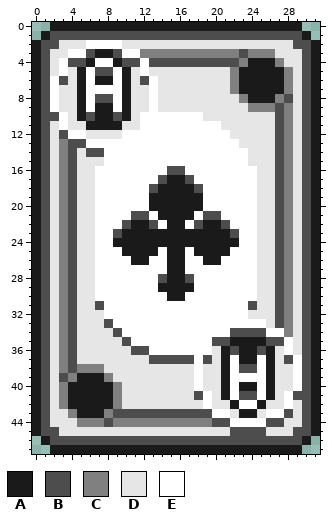
Pixel-art sprite: Sprites/Ac.png. Above: the version before the commit.
The file is 32x48 pixels.
Palette (. is transparent): A #1a1a1a  B #4d4d4d  C #808080  D #e6e6e6  E #ffffff
Pixels before, first column x 0:
 0 ..AAAAAAAAAAAAAAAAAAAAAAAAAAAA..
 1 .ABBBBBBBBBBBBBBBBBBBBBBBBBBBBA.
 2 ABBDDDEEEEDDDDDDDDDDDDDDDDDDDBBA
 3 ABDDEEBAABEECCCCCCCCCCCBCCCDDDBA
 4 ABDEBBAEEABBEBBBBBBBBBBCAAACDDBA
 5 ABDEDAEBBEADEDDDDDDDDDCAAAAACDBA
 6 ABEBDAEAAEADBEDDDDDDDDCAAAAACDBA
 7 ABEDDAEEEEADDEDDDDDDDDCAAAAACDBA
 8 ABEDDAEBBEADDEDDDDDDDDDCAAACBDBA
 9 ABEDDAEAAEADDEDDDDDDDDDDCCCBCDBA
10 ABBEDABAABADEEEEEEEDDDDDDDDBCDBA
11 ABDEDDAAAADDEEEEEEEEEDDDDDDBCDBA
12 ABDBEEDDDDEEEEEEEEEEEEDDDDDBCDBA
13 ABDCBBEEEEEEEEEEEEEEEEEDDDDBCDBA
14 ABDCBDBBEEEEEEEEEEEEEEEEDDDBCDBA
15 ABDCBDDDEEEEEEEEEEEEEEEEDDDBCDBA
16 ABDCBDDEEEEEEEEBBEEEEEEEEDDBCDBA
17 ABDCBDDEEEEEEEBAABEEEEEEEDDBCDBA
18 ABDCBDDEEEEEEBAAAABEEEEEEDDBCDBA
19 ABDCBDDEEEEEEAAAAAAEEEEEEDDBCDBA
20 ABDCBDDEEEEEEAAAAAAEEEEEEDDBCDBA
21 ABDCBDDEEEEBBEAAAAEBBEEEEDDBCDBA
22 ABDCBDDEEEBAABEAAEBAABEEEDDBCDBA
23 ABDCBDDEEBAAAAAAAAAAAABEEDDBCDBA
24 ABDCBDDEEAAAAAAAAAAAAAAEEDDBCDBA
25 ABDCBDDEEEAAAAEAAEAAAAEEEDDBCDBA
26 ABDCBDDEEEEAAEEAAEEAAEEEEDDBCDBA
27 ABDCBDDEEEEEEEEAAEEEEEEEEDDBCDBA
28 ABDCBDDEEEEEEEBAABEEEEEEEDDBCDBA
29 ABDCBDDEEEEEEEAAAAEEEEEEEDDBCDBA
30 ABDCBDDEEEEEEEEAAEEEEEEEEDDBCDBA
31 ABDCBDDBEEEEEEEEEEEEEEEEBDDBCDBA
32 ABDCBDDDEEEEEEEEEEEEEEEEDDDBCDBA
33 ABDCBDDDBEEEEEEEEEEEEEEEEEDBCDBA
34 ABDCBDDDDBEEEEEEEEEEEEBBBBEECDBA
35 ABDCBDDDDDBEEEEEEEEEBBAAAABBEDBA
36 ABDCBDDDDDDBBEEEEEEEDABAABADEDBA
37 ABDCBDDDDDDDDBBBBBEBDAEAAEADBEBA
38 ABDCBCCCDDDDDDDDDDEDDAEBBEADDEBA
39 ABDBCAAACDDDDDDDDDEDDAEEEEADDEBA
40 ABDCAAAAACDDDDDDDDEDDAEAAEADDEBA
41 ABDCAAAAACDDDDDDDDBEDAEBBEADEBBA
42 ABDCAAAAACDDDDDDDDDEDDAEEADDEDBA
43 ABDDCAAACBBBBBBBBBBBEEDAADEEBDBA
44 ABDDDCCCBCCCCCCCCCCCBBEEEEBBDDBA
45 ABBDDDDDDDDDDDDDDDDDDDBBBBDDDBBA
46 .ABBBBBBBBBBBBBBBBBBBBBBBBBBBBA.
47 ..AAAAAAAAAAAAAAAAAAAAAAAAAAAA..
The same view after the edit:
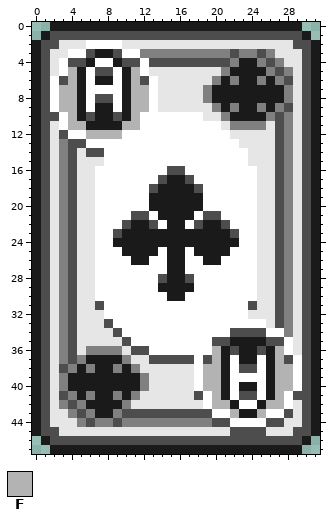
Colours new in this view: F #b3b3b3
The exact change:
{"y":3,"x":22,"old":"CB","new":"BC"}
{"y":3,"x":25,"old":"C","new":"B"}
{"y":4,"x":22,"old":"BC","new":"CA"}
{"y":4,"x":25,"old":"AA","new":"CB"}
{"y":5,"x":4,"old":"D","new":"F"}
{"y":5,"x":11,"old":"D","new":"F"}
{"y":5,"x":21,"old":"DC","new":"CA"}
{"y":5,"x":26,"old":"AA","new":"CB"}
{"y":6,"x":4,"old":"D","new":"F"}
{"y":6,"x":11,"old":"D","new":"F"}
{"y":6,"x":20,"old":"DD","new":"CA"}
{"y":6,"x":25,"old":"A","new":"C"}
{"y":6,"x":27,"old":"AC","new":"CB"}
{"y":7,"x":3,"old":"DD","new":"FF"}
{"y":7,"x":11,"old":"DD","new":"FF"}
{"y":7,"x":19,"old":"DDDC","new":"CAAA"}
{"y":8,"x":3,"old":"DD","new":"FF"}
{"y":8,"x":11,"old":"DD","new":"FF"}
{"y":8,"x":19,"old":"DDDDC","new":"CAAAA"}
{"y":8,"x":27,"old":"CB","new":"AC"}
{"y":9,"x":3,"old":"DD","new":"FF"}
{"y":9,"x":11,"old":"DD","new":"FF"}
{"y":9,"x":20,"old":"DDDDC","new":"CACAA"}
{"y":9,"x":26,"old":"CBC","new":"ACB"}
{"y":10,"x":4,"old":"D","new":"F"}
{"y":10,"x":11,"old":"D","new":"F"}
{"y":10,"x":21,"old":"DDDDDD","new":"CAAAAC"}
{"y":11,"x":4,"old":"DD","new":"FF"}
{"y":11,"x":10,"old":"DD","new":"FF"}
{"y":11,"x":22,"old":"DDDD","new":"CCCC"}
{"y":12,"x":6,"old":"DDDD","new":"FFFF"}
{"y":36,"x":6,"old":"DDDD","new":"CCCC"}
{"y":36,"x":20,"old":"D","new":"F"}
{"y":36,"x":27,"old":"D","new":"F"}
{"y":37,"x":5,"old":"DDDDDD","new":"CAAAAC"}
{"y":37,"x":20,"old":"D","new":"F"}
{"y":37,"x":27,"old":"D","new":"F"}
{"y":38,"x":3,"old":"CBC","new":"BCA"}
{"y":38,"x":7,"old":"CDDDD","new":"AACAC"}
{"y":38,"x":19,"old":"DD","new":"FF"}
{"y":38,"x":27,"old":"DD","new":"FF"}
{"y":39,"x":3,"old":"BC","new":"CA"}
{"y":39,"x":8,"old":"CDDDD","new":"AAAAC"}
{"y":39,"x":19,"old":"DD","new":"FF"}
{"y":39,"x":27,"old":"DD","new":"FF"}
{"y":40,"x":9,"old":"CDDD","new":"AAAC"}
{"y":40,"x":19,"old":"DD","new":"FF"}
{"y":40,"x":27,"old":"DD","new":"FF"}
{"y":41,"x":3,"old":"CA","new":"BC"}
{"y":41,"x":6,"old":"A","new":"C"}
{"y":41,"x":10,"old":"DD","new":"AC"}
{"y":41,"x":20,"old":"D","new":"F"}
{"y":41,"x":27,"old":"D","new":"F"}
{"y":42,"x":4,"old":"AA","new":"BC"}
{"y":42,"x":9,"old":"CD","new":"AC"}
{"y":42,"x":20,"old":"DD","new":"FF"}
{"y":42,"x":26,"old":"DD","new":"FF"}
{"y":43,"x":5,"old":"AA","new":"BC"}
{"y":43,"x":8,"old":"CB","new":"AC"}
{"y":43,"x":22,"old":"D","new":"F"}
{"y":43,"x":25,"old":"D","new":"F"}
{"y":44,"x":6,"old":"C","new":"B"}
{"y":44,"x":8,"old":"BC","new":"CB"}
